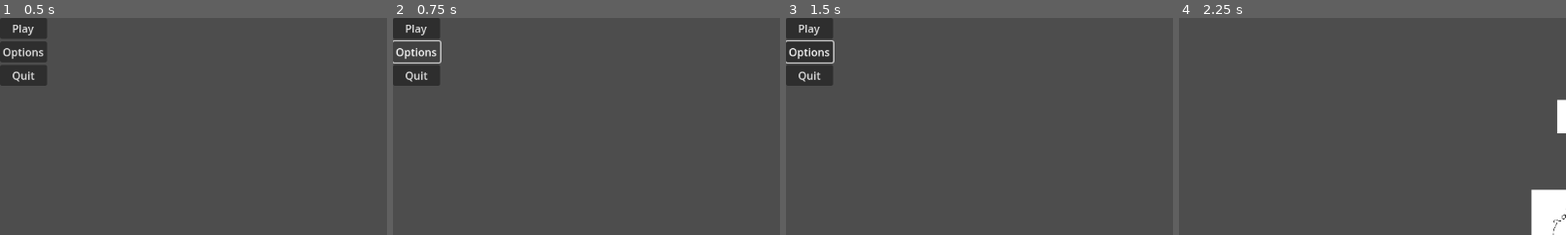
Above: before the commit, frames 1-4 (left to right).
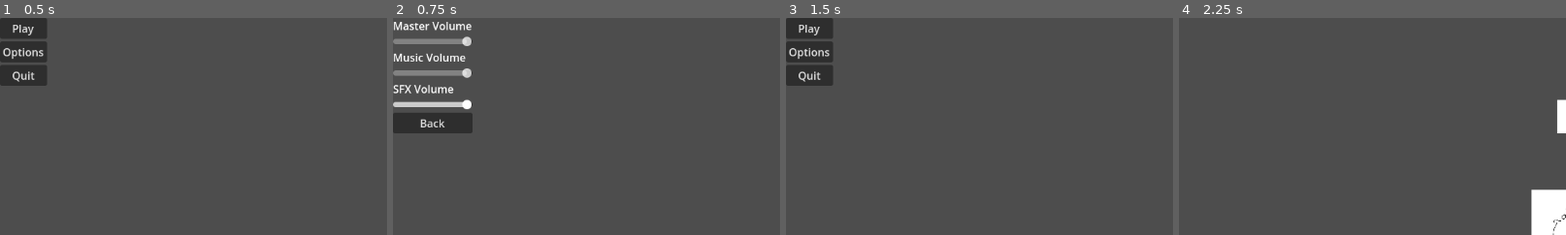
Above: after the commit, the same moments.

Repository: IFlewDowntheStairsOnce/AFK_Atelier
Game: Godot game, scene res://scenes/menus/main_menu.tscn
Two runs of this game, one before a commit and one after it. Both use one fixed random seed, a clock stepped at 60 frames per second and the inputs below. Before the commit the project starts from res://scenes/main_menu.tscn.
Inputs (mouse positions are % of the whole screen's width and height, from its top left):
- Up to frame 1 (0.5 s): no input
- Up to frame 2 (0.75 s): click "Options" at 0.5 s
- Up to frame 3 (1.5 s): click (5, 24) at 1.25 s, where only the run after the commit has a clickable "Back"
- Up to frame 4 (2.25 s): click "Play" at 2 s
The pictures show only the part of the screen within x 0-50%, y 0-50%; the shares and areas given below are measured in that part.

Frame 1 is identical in both runs. In frame 2, 6.5% of the frame differs, in the area x 0-21%, y 0-54%; in frame 3, 0.2%; in frame 4, nothing differs.

Commit message:
Created main menu and options menu. Options menu has volume sliders.

Diff:
--- /dev/null
+++ b/default_bus_layout.tres
@@ -0,0 +1,15 @@
+[gd_resource type="AudioBusLayout" format=3 uid="uid://cqc0rpltn05rp"]
+
+[resource]
+bus/1/name = &"sfx"
+bus/1/solo = false
+bus/1/mute = false
+bus/1/bypass_fx = false
+bus/1/volume_db = 0.0
+bus/1/send = &"Master"
+bus/2/name = &"music"
+bus/2/solo = false
+bus/2/mute = false
+bus/2/bypass_fx = false
+bus/2/volume_db = 0.0
+bus/2/send = &"Master"
--- a/project.godot
+++ b/project.godot
@@ -11,7 +11,7 @@
 [application]
 
 config/name="AFK Atalier"
-run/main_scene="res://scenes/main_menu.tscn"
+run/main_scene="res://scenes/menus/main_menu.tscn"
 config/features=PackedStringArray("4.3", "Forward Plus")
 config/icon="res://icon.svg"
 
@@ -19,6 +19,8 @@
 
 cauldrons=""
 ingredients=""
+potions=""
+customers=""
 
 [input]
 
@@ -27,3 +29,18 @@
 "events": [Object(InputEventMouseButton,"resource_local_to_scene":false,"resource_name":"","device":-1,"window_id":0,"a …(253 unchanged characters)…
 ]
 }
+chat={
+"deadzone": 0.5,
+"events": [Object(InputEventKey,"resource_local_to_scene":false,"resource_name":"","device":-1,"window_id":0,"alt_pressed":false,"shift_pressed":false,"ctrl_pressed":false,"meta_pressed":false,"pressed":false,"keycode":0,"physical_keycode":67,"key_label":0,"unicode":99,"location":0,"echo":false,"script":null)
+]
+}
+order={
+"deadzone": 0.5,
+"events": [Object(InputEventKey,"resource_local_to_scene":false,"resource_name":"","device":-1,"window_id":0,"alt_pressed":false,"shift_pressed":false,"ctrl_pressed":false,"meta_pressed":false,"pressed":false,"keycode":0,"physical_keycode":81,"key_label":0,"unicode":113,"location":0,"echo":false,"script":null)
+]
+}
+pause={
+"deadzone": 0.5,
+"events": [Object(InputEventKey,"resource_local_to_scene":false,"resource_name":"","device":-1,"window_id":0,"alt_pressed":false,"shift_pressed":false,"ctrl_pressed":false,"meta_pressed":false,"pressed":false,"keycode":0,"physical_keycode":4194305,"key_label":0,"unicode":0,"location":0,"echo":false,"script":null)
+]
+}
--- a/scenes/generics/generic_cauldron.tscn
+++ b/scenes/generics/generic_cauldron.tscn
@@ -1,7 +1,7 @@
 [gd_scene load_steps=5 format=3 uid="uid://davwn74ysxkvq"]
 
 [ext_resource type="Texture2D" uid="uid://bsutrvwydgpho" path="res://assets/temp_cauldron.png" id="1_q8f5d"]
-[ext_resource type="Script" path="res://scripts/generic_cauldron.gd" id="1_qswpq"]
+[ext_resource type="Script" path="res://scripts/generics/generic_cauldron.gd" id="1_qswpq"]
 [ext_resource type="AudioStream" uid="uid://87eot30v1clq" path="res://assets/cauldron-bubbling-1-232444.mp3" id="3_d3juq"]
 
 [sub_resource type="CircleShape2D" id="CircleShape2D_6sb2h"]
@@ -21,5 +21,6 @@
 
 [node name="bubbling_AudioStreamPlayer2D" type="AudioStreamPlayer2D" parent="."]
 stream = ExtResource("3_d3juq")
+bus = &"sfx"
 
 [connection signal="input_event" from="Area2D" to="." method="_on_area_2d_input_event"]
--- a/scenes/generics/generic_ingredient.tscn
+++ b/scenes/generics/generic_ingredient.tscn
@@ -1,6 +1,6 @@
 [gd_scene load_steps=6 format=3 uid="uid://7ltgkqo1p1n6"]
 
-[ext_resource type="Script" path="res://scripts/generic_ingredient.gd" id="1_dxjh5"]
+[ext_resource type="Script" path="res://scripts/generics/generic_ingredient.gd" id="1_dxjh5"]
 [ext_resource type="Texture2D" uid="uid://b7alt8gsq32r8" path="res://assets/temp_ingredient.png" id="1_kmtng"]
 [ext_resource type="AudioStream" uid="uid://s6aie3bipc10" path="res://assets/splash-6213.mp3" id="3_5jbpv"]
 [ext_resource type="AudioStream" uid="uid://b0rk3c76i05xu" path="res://assets/grab1.mp3" id="4_qx11h"]
@@ -22,9 +22,11 @@
 
 [node name="splash_AudioStreamPlayer2D" type="AudioStreamPlayer2D" parent="."]
 stream = ExtResource("3_5jbpv")
+bus = &"sfx"
 
 [node name="grab_AudioStreamPlayer2D" type="AudioStreamPlayer2D" parent="."]
 stream = ExtResource("4_qx11h")
+bus = &"sfx"
 
 [connection signal="area_entered" from="Area2D" to="." method="_on_area_2d_area_entered"]
 [connection signal="area_exited" from="Area2D" to="." method="_on_area_2d_area_exited"]
--- a/scenes/main_menu.tscn
+++ b/scenes/menus/main_menu.tscn
@@ -1,6 +1,6 @@
 [gd_scene load_steps=2 format=3 uid="uid://dag26cppfxbo2"]
 
-[ext_resource type="Script" path="res://scripts/main_menu.gd" id="1_xsxa8"]
+[ext_resource type="Script" path="res://scripts/menus/main_menu.gd" id="1_xsxa8"]
 
 [node name="mainMenu" type="Control"]
 layout_mode = 3
--- /dev/null
+++ b/scenes/menus/options_menu.tscn
@@ -0,0 +1,51 @@
+[gd_scene load_steps=3 format=3 uid="uid://dilyuylanpkve"]
+
+[ext_resource type="Script" path="res://scripts/menus/options_menu.gd" id="1_mtxje"]
+[ext_resource type="PackedScene" uid="uid://bulvdewysu8sa" path="res://scenes/menus/volume_slider.tscn" id="2_4c0rx"]
+
+[node name="optionsMenu" type="Control"]
+layout_mode = 3
+anchors_preset = 15
+anchor_right = 1.0
+anchor_bottom = 1.0
+grow_horizontal = 2
+grow_vertical = 2
+script = ExtResource("1_mtxje")
+
+[node name="MarginContainer" type="MarginContainer" parent="."]
+layout_mode = 0
+offset_right = 40.0
+offset_bottom = 40.0
+
+[node name="VBoxContainer" type="VBoxContainer" parent="MarginContainer"]
+layout_mode = 2
+
+[node name="Master Volume" type="Label" parent="MarginContainer/VBoxContainer"]
+layout_mode = 2
+text = "Master Volume"
+
+[node name="master" parent="MarginContainer/VBoxContainer" instance=ExtResource("2_4c0rx")]
+layout_mode = 2
+bus_name = "Master"
+
+[node name="Music Volume" type="Label" parent="MarginContainer/VBoxContainer"]
+layout_mode = 2
+text = "Music Volume"
+
+[node name="music" parent="MarginContainer/VBoxContainer" instance=ExtResource("2_4c0rx")]
+layout_mode = 2
+bus_name = "music"
+
+[node name="SFX Volume" type="Label" parent="MarginContainer/VBoxContainer"]
+layout_mode = 2
+text = "SFX Volume"
+
+[node name="sfx" parent="MarginContainer/VBoxContainer" instance=ExtResource("2_4c0rx")]
+layout_mode = 2
+bus_name = "sfx"
+
+[node name="Back" type="Button" parent="MarginContainer/VBoxContainer"]
+layout_mode = 2
+text = "Back"
+
+[connection signal="pressed" from="MarginContainer/VBoxContainer/Back" to="." method="_on_back_pressed"]
--- /dev/null
+++ b/scenes/menus/volume_slider.tscn
@@ -0,0 +1,13 @@
+[gd_scene load_steps=2 format=3 uid="uid://bulvdewysu8sa"]
+
+[ext_resource type="Script" path="res://scripts/menus/volume_slider.gd" id="1_q6fu4"]
+
+[node name="volume_slider" type="HSlider"]
+anchors_preset = 15
+anchor_right = 1.0
+anchor_bottom = 1.0
+grow_horizontal = 2
+grow_vertical = 2
+max_value = 1.0
+step = 0.001
+script = ExtResource("1_q6fu4")
--- a/scripts/main.gd
+++ b/scripts/main.gd
@@ -1 +1,5 @@
 extends Node2D
+
+func _physics_process(delta: float) -> void:
+	if Input.is_action_just_released("pause"):
+		get_tree().change_scene_to_file("res://scenes/menus/main_menu.tscn")
--- a/scripts/main_menu.gd
+++ b/scripts/menus/main_menu.gd
@@ -5,7 +5,7 @@
 	get_tree().change_scene_to_file("res://scenes/game.tscn")
 
 func _on_options_pressed() -> void:
-	pass # Replace with function body.
+	get_tree().change_scene_to_file("res://scenes/menus/options_menu.tscn")
 
 # When quit button is pressed, quit game
 func _on_exit_pressed() -> void:
--- /dev/null
+++ b/scripts/menus/options_menu.gd
@@ -0,0 +1,4 @@
+extends Control
+
+func _on_back_pressed() -> void:
+	get_tree().change_scene_to_file("res://scenes/menus/main_menu.tscn")
--- /dev/null
+++ b/scripts/menus/volume_slider.gd
@@ -0,0 +1,13 @@
+extends HSlider
+
+@export var bus_name : String
+
+var bus_index : int
+
+func _ready() -> void:
+	bus_index = AudioServer.get_bus_index(bus_name)
+	value_changed.connect(_on_value_changed)
+	value = db_to_linear(AudioServer.get_bus_volume_db(bus_index))
+
+func _on_value_changed(value : float) -> void:
+	AudioServer.set_bus_volume_db(bus_index, linear_to_db(value))
Not shown: 1 places in scenes/game.tscn that only renumber resources
Renamed: scripts/generic_cauldron.gd -> scripts/generics/generic_cauldron.gd
Renamed: scripts/generic_ingredient.gd -> scripts/generics/generic_ingredient.gd
